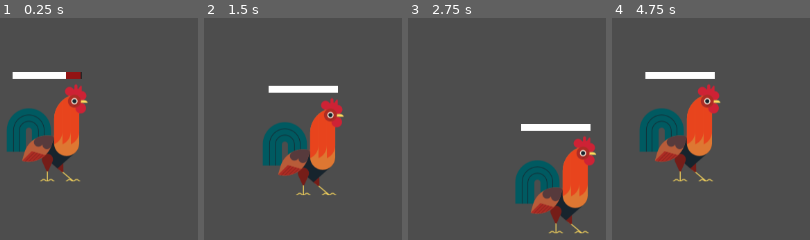
Above: before the commit, frames 1-4 (left to right).
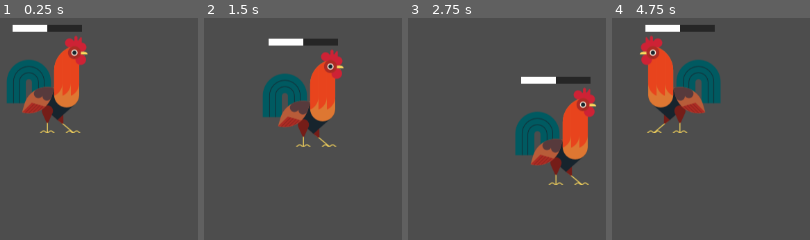
Above: after the commit, the same moments.

Repository: Rundll86/ChickenVSBear
Game: Godot game, scene res://world.tscn
Same seed, same stepped clock (60 frames per second), same inputs: the game is played once before the commit and once after it.
Inputs:
- Up to frame 1 (0.25 s): no input
- Up to frame 2 (1.5 s): tap Enter at 0.5 s; hold D (m_right) 0.53-1.28 s; hold S (m_down) from 1.28 s (still down)
- Up to frame 3 (2.75 s): release S (m_down) at 2.03 s; hold D (m_right) from 2.03 s (still down)
- Up to frame 4 (4.75 s): release D (m_right) at 2.78 s; hold W (m_up) 2.78-3.53 s; hold A (m_left) from 3.53 s (still down)

The runs differ from the first frame. In frame 1, 17% of the frame differs, in the area x 3-45%, y 3-74%; in frame 2, 17%; in frame 3, 17%, in the area x 54-95%, y 26-98%; in frame 4, 17%.

Commit message:
更新EntityBase和Rooster类，添加动画支持并修复变量命名

Diff:
--- a/components/Abstracts/EntityBase.tscn
+++ b/components/Abstracts/EntityBase.tscn
@@ -6,7 +6,72 @@
 [sub_resource type="SpriteFrames" id="SpriteFrames_wcqpm"]
 
 [sub_resource type="CircleShape2D" id="CircleShape2D_buhm1"]
-radius = 43.2897
+radius = 40.0
+
+[sub_resource type="Animation" id="Animation_3wcjn"]
+length = 0.001
+tracks/0/type = "value"
+tracks/0/imported = false
+tracks/0/enabled = true
+tracks/0/path = NodePath(".:scale")
+tracks/0/interp = 1
+tracks/0/loop_wrap = true
+tracks/0/keys = {
+"times": PackedFloat32Array(0),
+"transitions": PackedFloat32Array(1),
+"update": 0,
+"values": [Vector2(1, 1)]
+}
+
+[sub_resource type="Animation" id="Animation_4veur"]
+resource_name = "left"
+tracks/0/type = "value"
+tracks/0/imported = false
+tracks/0/enabled = true
+tracks/0/path = NodePath(".:scale")
+tracks/0/interp = 1
+tracks/0/loop_wrap = true
+tracks/0/keys = {
+"times": PackedFloat32Array(0),
+"transitions": PackedFloat32Array(1),
+"update": 0,
+"values": [Vector2(-1, 1)]
+}
+
+[sub_resource type="Animation" id="Animation_fgeas"]
+resource_name = "left"
+tracks/0/type = "value"
+tracks/0/imported = false
+tracks/0/enabled = true
+tracks/0/path = NodePath(".:scale")
+tracks/0/interp = 1
+tracks/0/loop_wrap = true
+tracks/0/keys = {
+"times": PackedFloat32Array(0),
+"transitions": PackedFloat32Array(1),
+"update": 0,
+"values": [Vector2(1, 1)]
+}
+
+[sub_resource type="AnimationLibrary" id="AnimationLibrary_kbmff"]
+_data = {
+"RESET": SubResource("Animation_3wcjn"),
+"left": SubResource("Animation_4veur"),
+"right": SubResource("Animation_fgeas")
+}
+
+[sub_resource type="AnimationNodeAnimation" id="AnimationNodeAnimation_ao5k4"]
+animation = &"left"
+
+[sub_resource type="AnimationNodeAnimation" id="AnimationNodeAnimation_611yr"]
+animation = &"right"
+
+[sub_resource type="AnimationNodeBlendSpace1D" id="AnimationNodeBlendSpace1D_51ube"]
+blend_point_0/node = SubResource("AnimationNodeAnimation_ao5k4")
+blend_point_0/pos = -1.0
+blend_point_1/node = SubResource("AnimationNodeAnimation_611yr")
+blend_point_1/pos = 1.0
+snap = 1.0
 
 [sub_resource type="RectangleShape2D" id="RectangleShape2D_ce3to"]
 size = Vector2(64, 14)
@@ -15,17 +80,30 @@
 script = ExtResource("1_mvol6")
 
 [node name="texture" type="AnimatedSprite2D" parent="."]
+unique_name_in_owner = true
+position = Vector2(0, -50)
 sprite_frames = SubResource("SpriteFrames_wcqpm")
 
-[node name="statebar" parent="texture" instance=ExtResource("2_uje1g")]
-position = Vector2(0, -51)
-
 [node name="hurtbox" type="Area2D" parent="texture"]
+unique_name_in_owner = true
 
 [node name="hitbox" type="CollisionShape2D" parent="texture/hurtbox"]
-position = Vector2(7, 12)
 shape = SubResource("CircleShape2D_buhm1")
 
+[node name="animator" type="AnimationPlayer" parent="texture"]
+libraries = {
+"": SubResource("AnimationLibrary_kbmff")
+}
+
+[node name="animatree" type="AnimationTree" parent="texture/animator"]
+unique_name_in_owner = true
+root_node = NodePath("%animatree/../..")
+tree_root = SubResource("AnimationNodeBlendSpace1D_51ube")
+anim_player = NodePath("..")
+parameters/blend_position = 1.0
+
 [node name="movebox" type="CollisionShape2D" parent="."]
-position = Vector2(16, 69)
 shape = SubResource("RectangleShape2D_ce3to")
+
+[node name="statebar" parent="." instance=ExtResource("2_uje1g")]
+position = Vector2(0, -100)
--- a/components/Characters/Rooster.tscn
+++ b/components/Characters/Rooster.tscn
@@ -19,12 +19,19 @@
 "speed": 5.0
 }]
 
+[sub_resource type="CircleShape2D" id="CircleShape2D_h1v0q"]
+radius = 41.0122
+
 [node name="Rooster" instance=ExtResource("1_e5pl8")]
 script = ExtResource("2_oqdqd")
 
 [node name="texture" parent="." index="0"]
+position = Vector2(0, -70)
 sprite_frames = SubResource("SpriteFrames_4v2ol")
 
-[node name="statebar" parent="texture" index="0" node_paths=PackedStringArray("entity")]
-position = Vector2(0, -83)
-entity = NodePath("../..")
+[node name="hitbox" parent="texture/hurtbox" index="0"]
+position = Vector2(12, 16)
+shape = SubResource("CircleShape2D_h1v0q")
+
+[node name="statebar" parent="." index="2"]
+position = Vector2(0, -151)
--- a/scripts/Contents/Characters/Rooster.gd
+++ b/scripts/Contents/Characters/Rooster.gd
@@ -2,8 +2,8 @@
 class_name Rooster
 
 func ai():
-	var vector = Vector2(
+	var direction = Vector2(
 		Input.get_axis("m_left", "m_right"),
 		Input.get_axis("m_up", "m_down")
 	)
-	move(vector)
+	move(direction)
--- a/scripts/Statemachine/EntityBase.gd
+++ b/scripts/Statemachine/EntityBase.gd
@@ -4,12 +4,19 @@
 @export var maxHealth: float = 100
 @export var movementSpeed: float = 100
 
+@onready var animatree = $"%animatree"
+@onready var texture = $"%texture"
+@onready var hurtbox = $"%hurtbox"
+
 var health: float = 0
+
+var lastDirection: int = 1
 
 func _ready():
 	health = maxHealth
 func _process(_delta):
 	health = clamp(health, 0, maxHealth)
+	animatree.set("parameters/blend_position", lerpf(animatree.get("parameters/blend_position"), lastDirection, 0.1))
 func _physics_process(_delta: float) -> void:
 	velocity = Vector2.ZERO
 	ai()
@@ -18,6 +25,9 @@
 # 通用方法
 func move(direction: Vector2):
 	velocity = direction.normalized() * movementSpeed
+	var currentDirection = sign(direction.x)
+	if currentDirection != 0:
+		lastDirection = currentDirection
 
 # 抽象方法
 func ai():
Not shown: 1 places in components/Abstracts/EntityBase.tscn that only renumber resources
Not shown: 1 places in components/Characters/Rooster.tscn that only renumber resources
